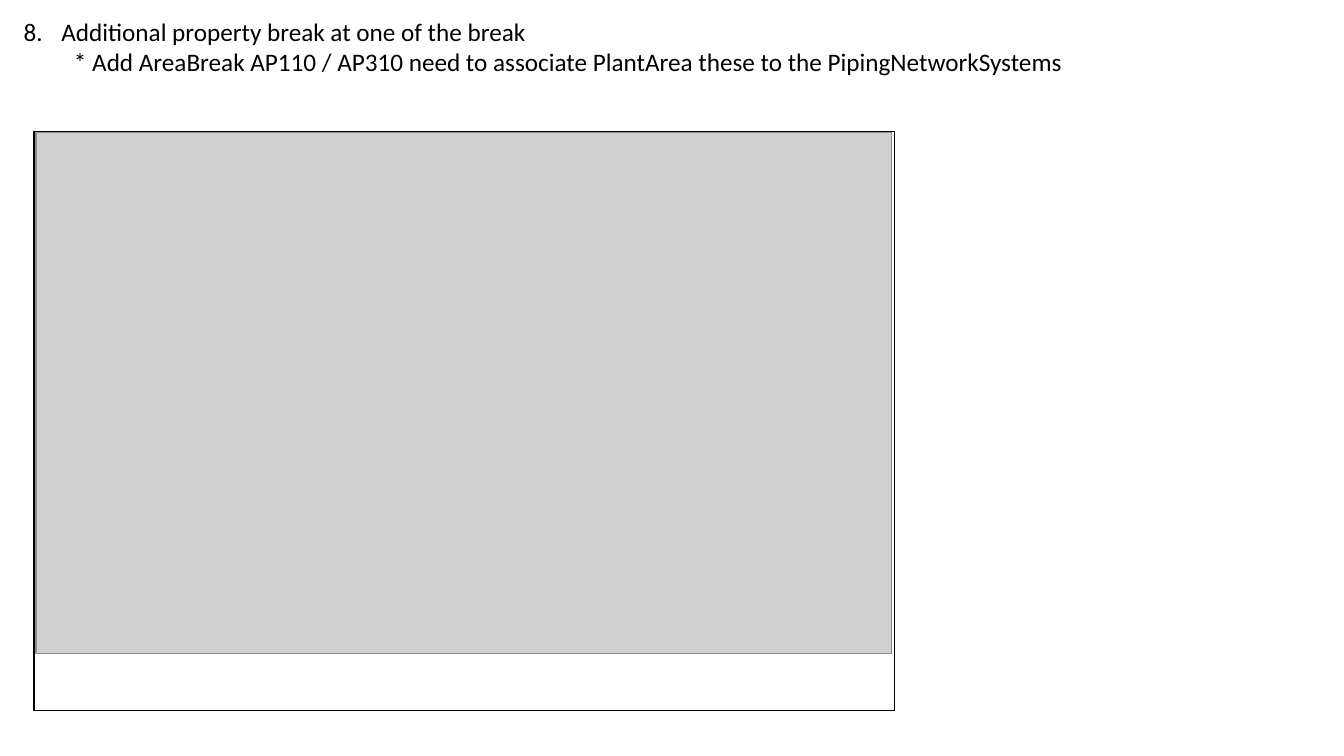
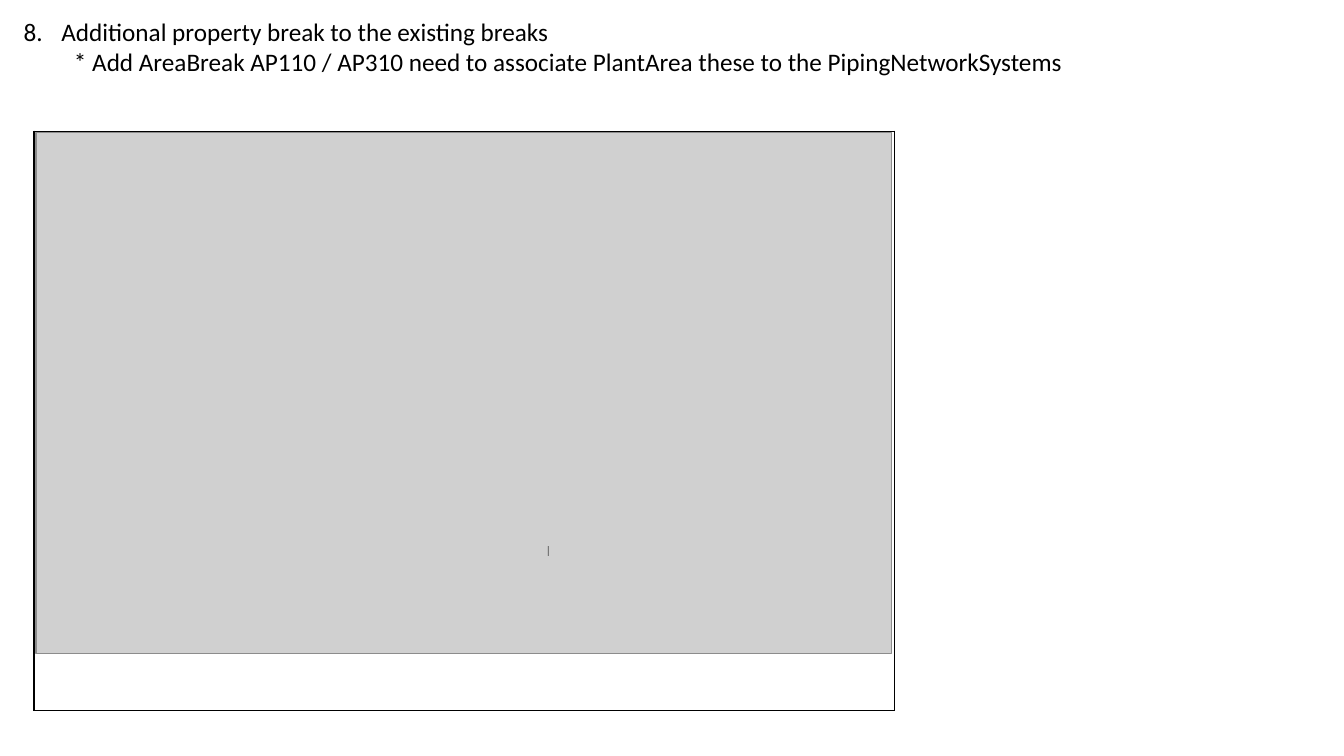
Before and after one commit to equinor/NOAKADEXPI, a slide deck: slide 10 of UseCases_PersistenID.pptx. Drawn at 1344x756 pixels with LibreOffice and Linux fonts; fonts in the diff are those of the drawing; grey boxes stand for pictures; background and template pictures are left out. Boxes give left, top, right and bottom in pixels: in the first picture for what was removed or moved away, otherwise in the second. Text is boxed around its words. In the diff, an @@ line names an element or a change of style, - is before the commit and + after.

Commit message:
Update UseCases_PersistenID.pptx
Additional property break

```diff
--- a/UseCases_PersistenID.pptx
+++ b/UseCases_PersistenID.pptx
@@ text at box(61, 23, 548, 46): text changed @@
-8. Additional property break at one of the break
+8. Additional property break to the existing breaks
@@ line added from (548, 557) to (548, 546), #000000 0.5 pt @@
```
Also in this commit, not shown: 1 other slide changed.
